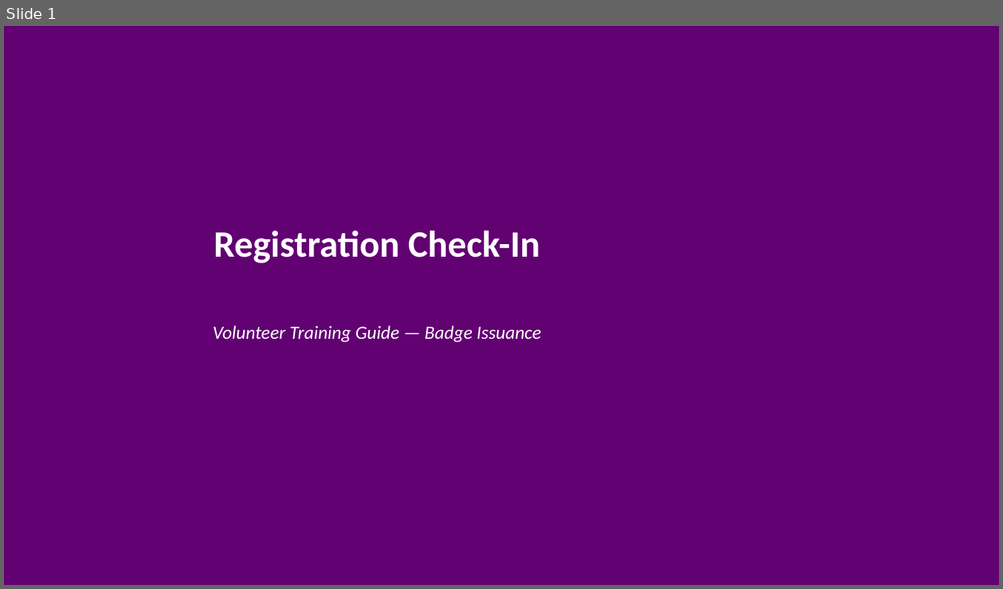
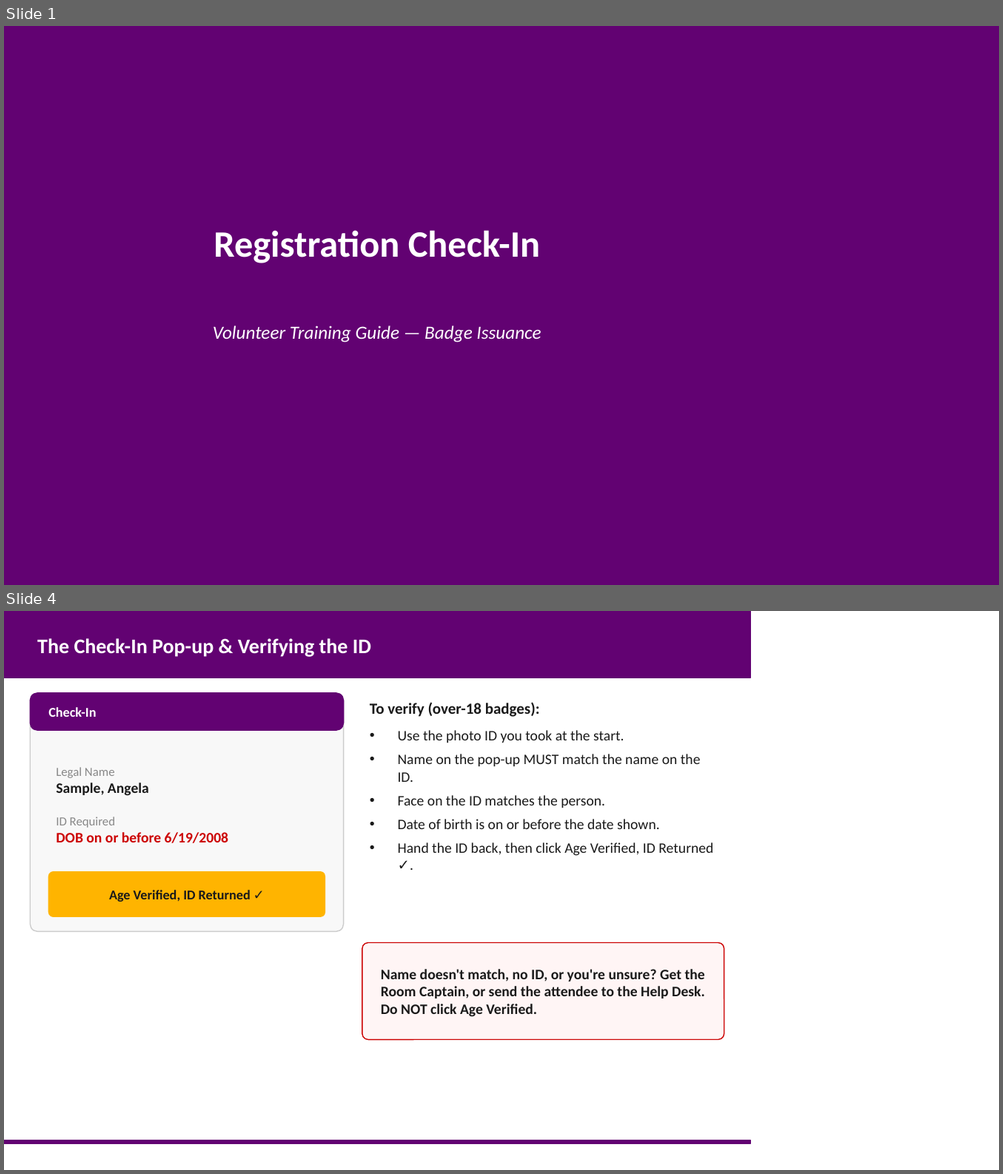
Before and after one commit to marks-lolcode/reg-plugin, a slide deck: TRAINING/reg-checkin.pptx. Shown one above the other, each under a label of ours: slide 1 before the commit, slides 1 and 4 after it; the slides between them are not shown. The pictures are 1003x589 and 1003x1174 pixels, drawn with LibreOffice and Linux fonts; fonts in the diff are those of the drawing. Boxes give left, top, right and bottom in pixels: in the first picture for what was removed or moved away, otherwise in the second. Text is boxed around its words. In the diff, an @@ line names an element or a change of style, - is before the commit and + after.

```diff
--- a/TRAINING/reg-checkin.pptx
+++ b/TRAINING/reg-checkin.pptx
@@ slide 4 added at [4, 611, 999, 1170], background #FFFFFF @@
@@ rectangle added at [4, 611, 750, 678], fill #620272, outline #620272 1 pt @@
@@ text added at [37, 638, 371, 657], 20 pt, text #FFFFFF, bold @@
+The Check-In Pop-up & Verifying the ID
@@ rounded rectangle added at [30, 693, 344, 932], fill #F8F8F8, outline #CCCCCC 1 pt @@
@@ rounded rectangle added at [30, 693, 344, 730], fill #620272, outline #620272 1 pt @@
@@ text added at [48, 707, 96, 717], 13 pt, text #FFFFFF, bold @@
+Check-In
@@ text added at [370, 702, 540, 717], 15 pt, text #1A1A1A, bold @@
+To verify (over-18 badges):
@@ text added at [398, 730, 713, 856], 14 pt, text #1A1A1A @@
+• Use the photo ID you took at the start.
+• Name on the pop-up MUST match the name on the ID.
+• Face on the ID matches the person.
+• Date of birth is on or before the date shown.
+• Hand the ID back, then click Age Verified, ID Returned ✓.
@@ text added at [56, 767, 228, 843], 14 pt, text #CC0202, bold @@
+Legal Name
+Sample, Angela
+ID Required
+DOB on or before 6/19/2008
@@ rounded rectangle added at [48, 872, 325, 917], fill #FFB400, outline #FFB400 1 pt @@
@@ text added at [109, 890, 250, 902], 13 pt, text #1A1A1A, bold @@
+Age Verified, ID Returned ✓
@@ rounded rectangle added at [362, 943, 724, 1040], fill #FFF5F5, outline #CC0202 1 pt @@
@@ text added at [381, 969, 705, 1017], 14 pt, text #1A1A1A, bold @@
+Name doesn't match, no ID, or you're unsure? Get the Room Captain, or send the attendee to the Help Desk. Do NOT click Age Verified.
@@ rectangle added at [4, 1141, 750, 1145], fill #620272, outline #620272 1 pt @@
```
Also in this commit, not shown: 2 slides changed, 3 other slides added, 10 slides removed, 7 other files.
